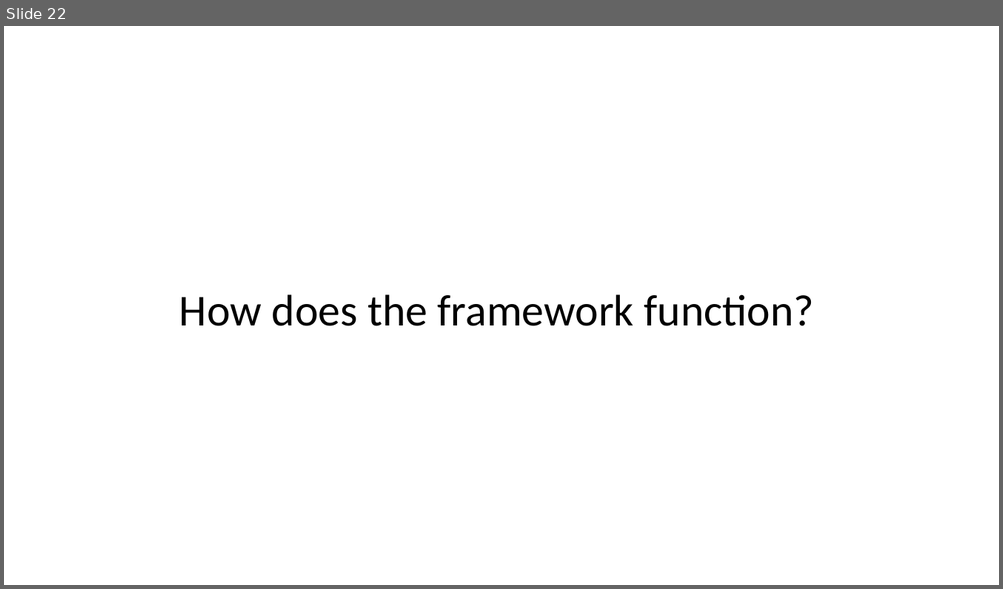
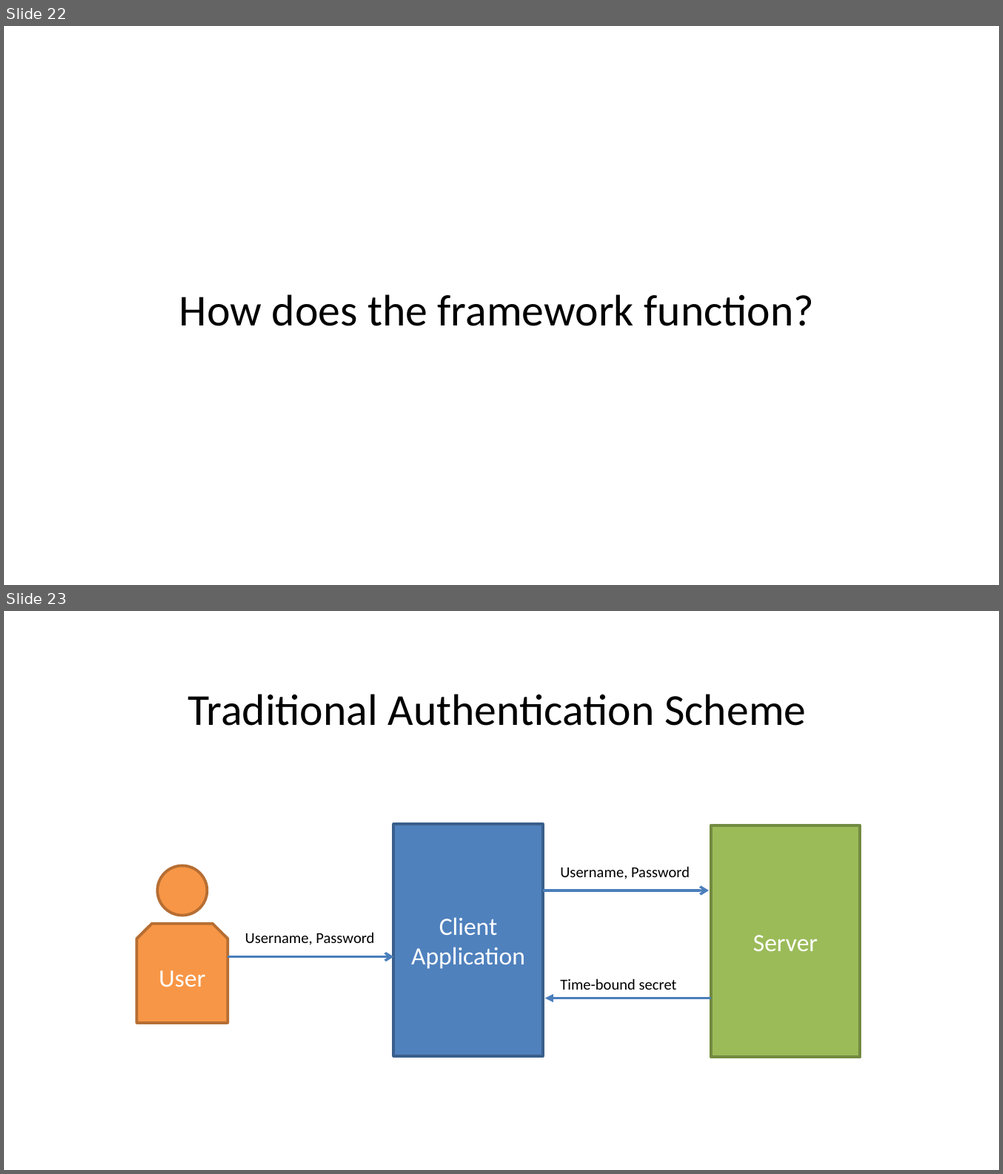
Before and after one commit to cerner/code-learning-lab, a slide deck: smart-authorization-presentation.pptx. Shown one above the other, each under a label of ours: slide 22 before the commit, slides 22 and 23 after it. The pictures are 1003x589 and 1003x1174 pixels, drawn with LibreOffice and Linux fonts; fonts in the diff are those of the drawing. Boxes give left, top, right and bottom in pixels: in the first picture for what was removed or moved away, otherwise in the second. Text is boxed around its words. In the diff, an @@ line names an element or a change of style, - is before the commit and + after.

```diff
--- a/smart-authorization-presentation.pptx
+++ b/smart-authorization-presentation.pptx
@@ slide 23 added at (4,611,999,1170), background #FFFFFF @@
@@ text added at (188,694,805,726), 32 pt, text #000000 @@
+Traditional Authentication Scheme
@@ rectangle added at (394,825,543,1056), fill #4F81BD, outline #3A5F8C 2 pt, 18 pt, text #FFFFFF @@
+Client
+Application
@@ rectangle added at (710,826,859,1057), fill #9BBB59, outline #738A42 2 pt, 18 pt, text #FFFFFF @@
+Server
@@ ellipse added at (157,866,207,915), fill #F79646, outline #B76F34 2 pt @@
@@ text added at (560,866,689,880), 11 pt, text #000000 @@
+Username, Password
@@ arrow added from (543, 891) to (708, 891), #4B7EBC 1.75 pt @@
@@ snip same rect added at (136,924,227,1024), fill #F79646, outline #B76F34 2 pt, 18 pt, text #FFFFFF @@
+User
@@ text added at (245,932,374,945), 11 pt, text #000000 @@
+Username, Password
@@ arrow added from (227, 957) to (394, 957), #4B7EBC 1.75 pt @@
@@ text added at (560,979,677,990), 11 pt, text #000000 @@
+Time-bound secret
@@ arrow added from (710, 999) to (545, 999), #4B7EBC 1.75 pt @@
```
Also in this commit, not shown: 4 slides changed, 8 other slides added, 1 slide removed, 1 other file.
